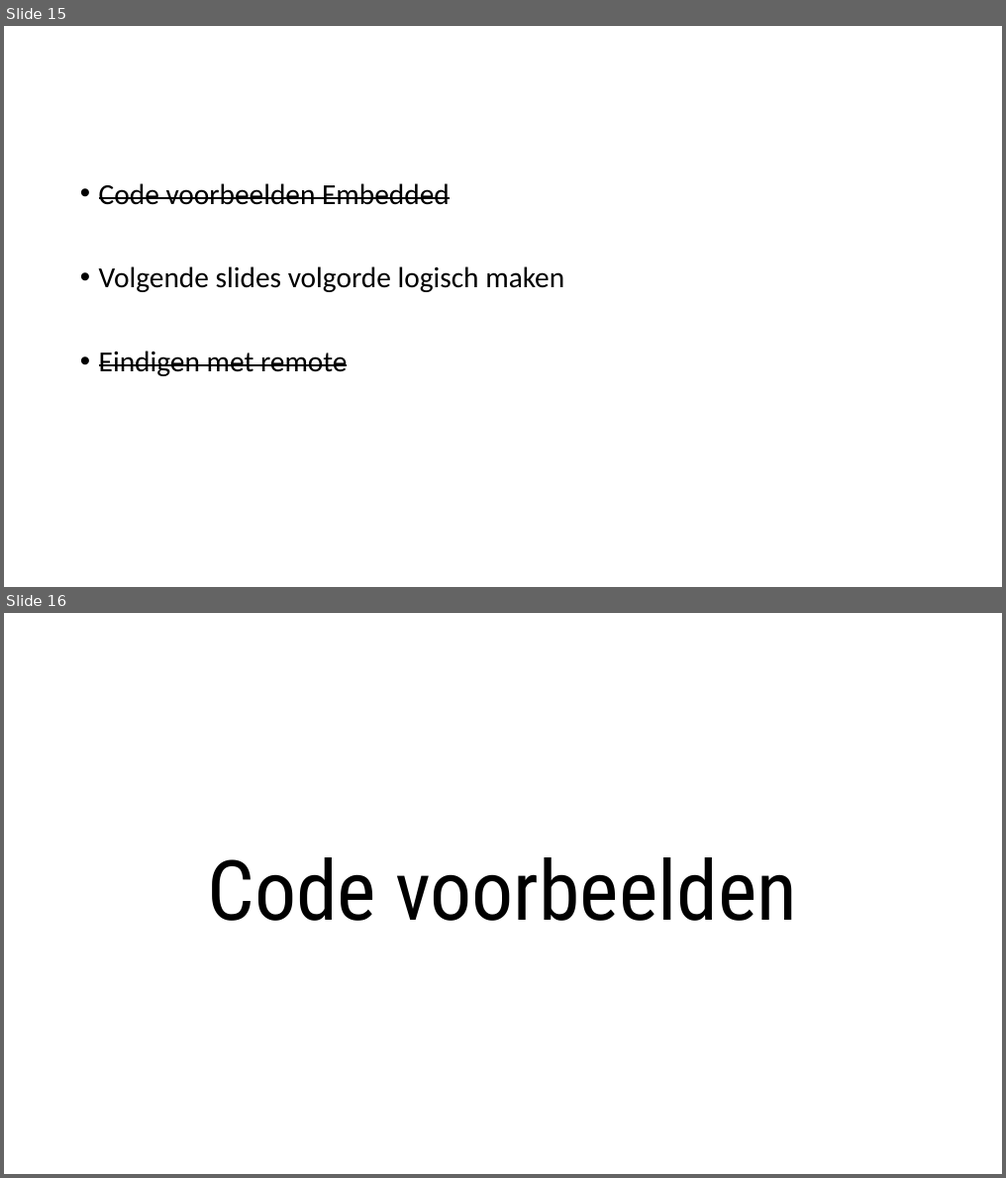
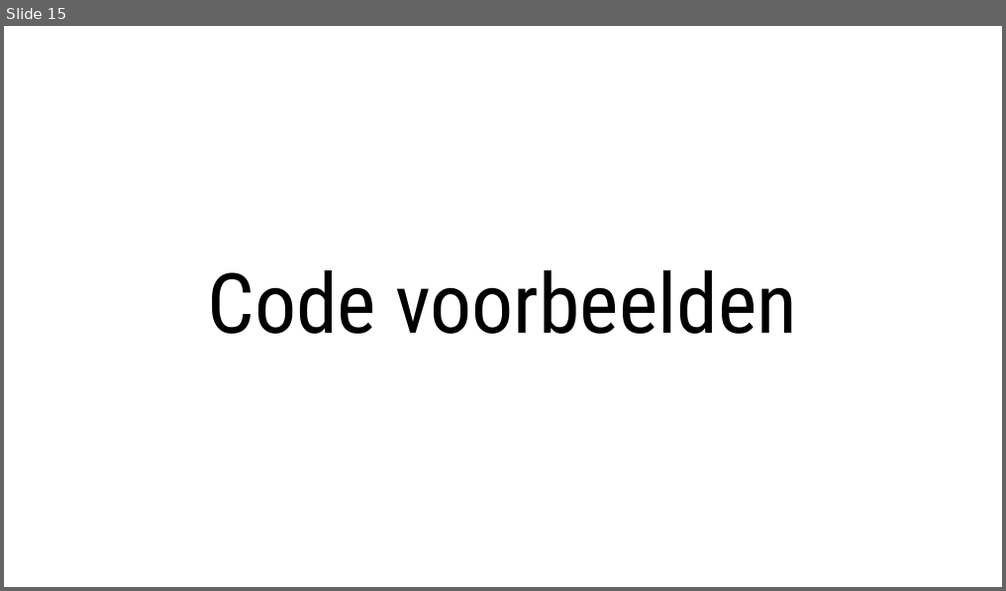
Before and after one commit to DennisVlaanderen/camunda-hands-on-workshop, a slide deck: Presentatie/Camunda_Brooks_JDI.pptx. Shown one above the other, each under a label of ours: slides 15 and 16 before the commit, slide 15 after it. The pictures are 1006x1178 and 1006x591 pixels, drawn with LibreOffice and Linux fonts; fonts in the diff are those of the drawing. Boxes give left, top, right and bottom in pixels: in the first picture for what was removed or moved away, otherwise in the second. Text is boxed around its words. In the diff, an @@ line names an element or a change of style, - is before the commit and + after.

```diff
--- a/Presentatie/Camunda_Brooks_JDI.pptx
+++ b/Presentatie/Camunda_Brooks_JDI.pptx
@@ slide 15 removed at bbox=[4, 26, 1002, 587], background #FFFFFF @@
@@ text removed at bbox=[99, 183, 564, 376] @@
-• Code voorbeelden Embedded
-• Volgende slides volgorde logisch maken
-• Eindigen met remote
@@ what was slide 16 is now slide 15 @@
```
Also in this commit, not shown: 5 slides changed, 3 slides added, 2 other slides removed.
